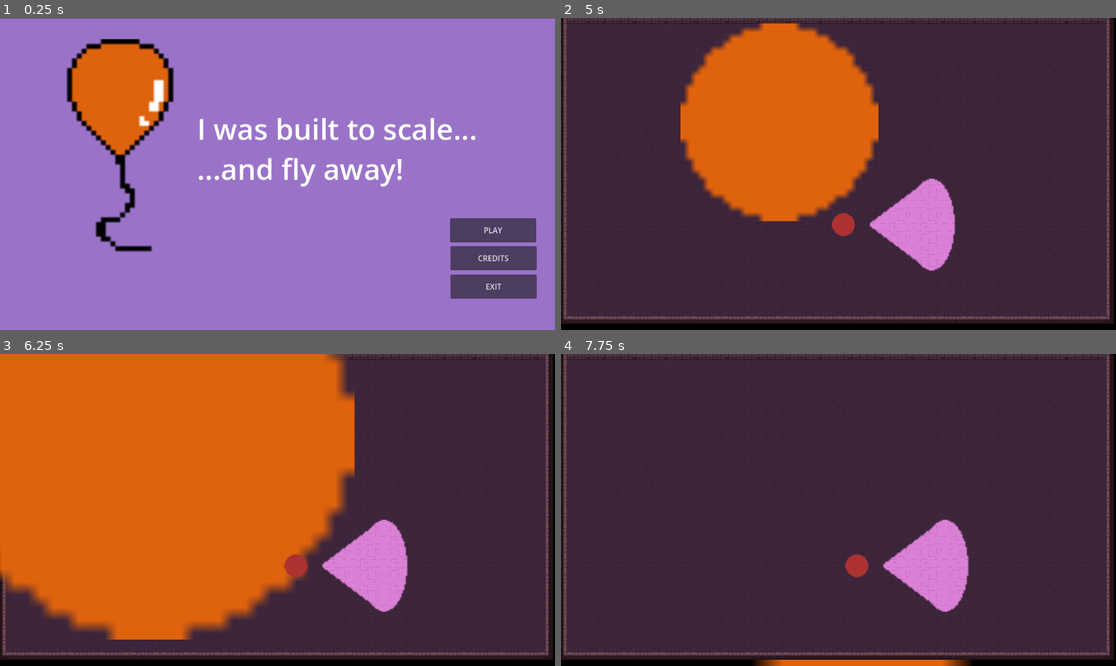
Above: before the commit, frames 1-4 (two rows, left to right).
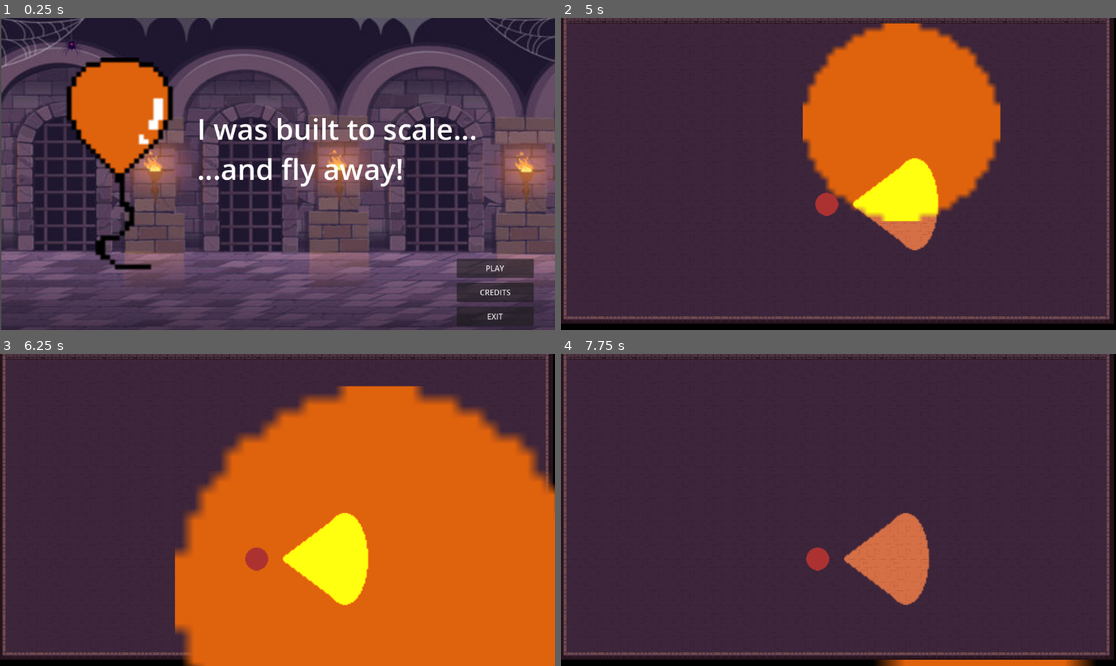
Above: after the commit, the same moments.

Repository: robliv/gamejam2024
Game: Godot game, scene res://scenes/game_manager.tscn
Two runs of this game, one before a commit and one after it. Both use one fixed random seed, a clock stepped at 60 frames per second and the inputs below.
Inputs:
- Up to frame 1 (0.25 s): no input
- Up to frame 2 (5 s): click "PLAY" at 0.5 s; tap Enter (ui_accept) at 1.25, 1.35, 1.52, 1.82, 2.1, 2.27, 2.57, 2.85, 3.6, 3.77, 4.07, 4.35, 4.52, 4.82 s; hold D (move_right) 1.28-2.03 s; hold S (move_down) 2.03-2.78 s; hold D (move_right) 2.78-3.53 s; hold W (move_up) 3.53-4.28 s; hold A (move_left) from 4.28 s (still down)
- Up to frame 3 (6.25 s): tap Enter (ui_accept) at 5.1, 5.27, 5.57, 5.85 s; release A (move_left) at 5.78 s; hold S (move_down) from 5.78 s (still down)
- Up to frame 4 (7.75 s): release S (move_down) at 6.53 s; hold D (move_right) 6.53-7.28 s; tap Enter (ui_accept) at 6.6, 6.77, 7.07, 7.35, 7.52 s; hold W (move_up) from 7.28 s (still down)

The runs differ from the first frame. In frame 1, 94% of the frame differs, in the area x 0-100%, y 0-100%; in frame 2, 29%; in frame 3, 76%; in frame 4, 6.1%.

Commit message:
some audio stuff

Diff:
--- a/project/scenes/game.tscn
+++ b/project/scenes/game.tscn
@@ -1,9 +1,10 @@
-[gd_scene load_steps=5 format=3 uid="uid://d1y4aagwioo61"]
+[gd_scene load_steps=6 format=3 uid="uid://d1y4aagwioo61"]
 
 [ext_resource type="Script" path="res://scripts/game.gd" id="1_fkfh4"]
 [ext_resource type="PackedScene" uid="uid://btfdqd48x8bi1" path="res://scenes/game_room.tscn" id="2_7c3w0"]
-[ext_resource type="PackedScene" uid="uid://bru46gnnwb7uv" path="res://scenes/player.tscn" id="3_3iinj"]
+[ext_resource type="PackedScene" uid="uid://q4ycp4t54kix" path="res://scenes/player.tscn" id="3_3iinj"]
 [ext_resource type="PackedScene" uid="uid://bkvid3hir38ru" path="res://scenes/guard.tscn" id="3_j82o4"]
+[ext_resource type="AudioStream" uid="uid://dw4p4ssjgnhb3" path="res://assets/Dark sneaky ambient.mp3" id="5_jtqwn"]
 
 [node name="Game" type="Control"]
 layout_mode = 3
@@ -41,3 +42,7 @@
 [node name="Guard" parent="GameRoot" instance=ExtResource("3_j82o4")]
 position = Vector2(349, 324)
 scale = Vector2(3, 3)
+
+[node name="AudioStreamPlayer2D" type="AudioStreamPlayer2D" parent="."]
+stream = ExtResource("5_jtqwn")
+autoplay = true
--- a/project/scenes/guard.tscn
+++ b/project/scenes/guard.tscn
@@ -1,27 +1,27 @@
 [gd_scene load_steps=5 format=3 uid="uid://bkvid3hir38ru"]
 
-[ext_resource type="Script" path="res://scenes/guard.gd" id="1_58cw7"]
-[ext_resource type="Texture2D" uid="uid://b8ed6yr1l8x6o" path="res://assets/guard.png" id="1_rret1"]
-[ext_resource type="Texture2D" uid="uid://bkfkwmyty8odr" path="res://assets/light.png" id="2_oo7hn"]
+[ext_resource type="Texture2D" uid="uid://bkfkwmyty8odr" path="res://assets/light.png" id="1_om4lh"]
+[ext_resource type="Script" path="res://scenes/guard.gd" id="1_vvxp0"]
+[ext_resource type="Texture2D" uid="uid://b8ed6yr1l8x6o" path="res://assets/guard.png" id="2_2akqb"]
 
-[sub_resource type="CircleShape2D" id="CircleShape2D_iri6e"]
+[sub_resource type="CircleShape2D" id="CircleShape2D_cxgab"]
 radius = 8.0
 
 [node name="Guard" type="Node2D"]
 
 [node name="CharacterBody2D" type="CharacterBody2D" parent="."]
-collision_layer = 2
-script = ExtResource("1_58cw7")
+script = ExtResource("1_vvxp0")
 
 [node name="PointLight2D" type="PointLight2D" parent="CharacterBody2D"]
-energy = 5.0
-texture = ExtResource("2_oo7hn")
+color = Color(0.977071, 0.826705, 0.0733063, 1)
+energy = 4.93
+shadow_enabled = true
+texture = ExtResource("1_om4lh")
 offset = Vector2(50, 0)
-
-[node name="CollisionShape2D" type="CollisionShape2D" parent="CharacterBody2D"]
-light_mask = 2
-shape = SubResource("CircleShape2D_iri6e")
 
 [node name="Sprite2D" type="Sprite2D" parent="CharacterBody2D"]
 scale = Vector2(0.5, 0.5)
-texture = ExtResource("1_rret1")
+texture = ExtResource("2_2akqb")
+
+[node name="CollisionShape2D" type="CollisionShape2D" parent="CharacterBody2D"]
+shape = SubResource("CircleShape2D_cxgab")
--- a/project/scenes/menu.tscn
+++ b/project/scenes/menu.tscn
@@ -1,7 +1,9 @@
-[gd_scene load_steps=3 format=3 uid="uid://cn52ud82cguqf"]
+[gd_scene load_steps=5 format=3 uid="uid://cn52ud82cguqf"]
 
 [ext_resource type="Script" path="res://scripts/menu.gd" id="1_jqdk2"]
 [ext_resource type="Texture2D" uid="uid://basuwebw25ykd" path="res://assets/main_menu_ballon.png" id="2_62rcp"]
+[ext_resource type="Texture2D" uid="uid://fbo8lgy8lskj" path="res://assets/menu_background.jpg" id="2_l0cno"]
+[ext_resource type="AudioStream" uid="uid://bbhmmop6rp7q1" path="res://assets/GameMusic_ForestTheme_24.mp3" id="4_jmwwv"]
 
 [node name="Menu" type="Control"]
 layout_mode = 3
@@ -17,42 +19,34 @@
 [node name="Camera2D" type="Camera2D" parent="."]
 position = Vector2(578, 324)
 
-[node name="ColorRect" type="ColorRect" parent="."]
-layout_mode = 0
-offset_left = -1.0
-offset_top = 1.0
-offset_right = 1158.0
-offset_bottom = 652.0
-color = Color(0.733333, 0.513726, 1, 0.698039)
+[node name="Sprite2D2" type="Sprite2D" parent="."]
+position = Vector2(580, 324.25)
+scale = Vector2(2.55556, 2.21672)
+texture = ExtResource("2_l0cno")
 
 [node name="PlayButton" type="Button" parent="."]
 layout_mode = 0
-offset_left = 936.0
-offset_top = 416.0
-offset_right = 1115.0
-offset_bottom = 466.0
+offset_left = 950.0
+offset_top = 500.0
+offset_right = 1110.0
+offset_bottom = 540.0
 text = "PLAY"
 
 [node name="PlayButton2" type="Button" parent="."]
 layout_mode = 0
-offset_left = 937.0
-offset_top = 474.0
-offset_right = 1116.0
-offset_bottom = 524.0
+offset_left = 950.0
+offset_top = 550.0
+offset_right = 1110.0
+offset_bottom = 590.0
 text = "CREDITS"
 
 [node name="PlayButton3" type="Button" parent="."]
 layout_mode = 0
-offset_left = 937.0
-offset_top = 533.0
-offset_right = 1116.0
-offset_bottom = 583.0
+offset_left = 950.0
+offset_top = 600.0
+offset_right = 1110.0
+offset_bottom = 640.0
 text = "EXIT"
-
-[node name="Sprite2D" type="Sprite2D" parent="."]
-position = Vector2(249, 279)
-scale = Vector2(5, 5)
-texture = ExtResource("2_62rcp")
 
 [node name="RichTextLabel" type="RichTextLabel" parent="."]
 custom_minimum_size = Vector2(600, 300)
@@ -68,3 +62,12 @@
 theme_override_font_sizes/bold_font_size = 20
 text = "I was built to scale...
 ...and fly away!"
+
+[node name="AudioStreamPlayer2D" type="AudioStreamPlayer2D" parent="."]
+stream = ExtResource("4_jmwwv")
+autoplay = true
+
+[node name="Sprite2D" type="Sprite2D" parent="."]
+position = Vector2(248, 317)
+scale = Vector2(5, 5)
+texture = ExtResource("2_62rcp")
--- a/project/scenes/player.gd
+++ b/project/scenes/player.gd
@@ -2,6 +2,10 @@
 
 const SPEED = 300.0
 const SCALE_FACTOR = 1.2 # Adjust this factor to scale the character up or down.
+var audio: AudioStreamPlayer2D
+
+func _ready() -> void:
+	audio = $AudioStreamPlayer2D
 
 func _physics_process(delta: float) -> void:
 	# Get the input direction and handle the movement.
@@ -25,5 +29,6 @@
 
 
 func scale_character() -> void:
+	audio.play()
 	# Scale the character by the scale factor.
 	self.scale *= SCALE_FACTOR
--- a/project/scenes/player.tscn
+++ b/project/scenes/player.tscn
@@ -1,7 +1,8 @@
-[gd_scene load_steps=4 format=3 uid="uid://bru46gnnwb7uv"]
+[gd_scene load_steps=5 format=3 uid="uid://q4ycp4t54kix"]
 
 [ext_resource type="Texture2D" uid="uid://bnmvvuy3ruxys" path="res://assets/player.png" id="1_03k67"]
 [ext_resource type="Script" path="res://scenes/player.gd" id="1_6gjkk"]
+[ext_resource type="AudioStream" uid="uid://dtvcjnoqymcgg" path="res://assets/blow-[AudioTrimmer.com].wav" id="3_gt6bt"]
 
 [sub_resource type="CircleShape2D" id="CircleShape2D_ux2b3"]
 radius = 16.0
@@ -16,3 +17,8 @@
 
 [node name="Sprite2D" type="Sprite2D" parent="CharacterBody2D"]
 texture = ExtResource("1_03k67")
+
+[node name="AudioStreamPlayer2D" type="AudioStreamPlayer2D" parent="CharacterBody2D"]
+stream = ExtResource("3_gt6bt")
+volume_db = 5.0
+panning_strength = 2.0
Not shown, added: project/assets/Dark sneaky ambient.mp3.import
Not shown, added: project/assets/GameMusic_ForestTheme_24.mp3.import
Not shown, added: project/assets/blow-[AudioTrimmer.com].wav.import
Not shown, added: project/assets/blow.wav.import
Binary file added: project/assets/dark.aseprite
Binary file added: project/assets/dark.png
Not shown, added: project/assets/dark.png.import
Binary file added: project/assets/menu_background.jpg
Not shown, added: project/assets/menu_background.jpg.import
Not shown, added: project/scenes/46122__raymond67__07_blowing_a_ball-[AudioTrimmer.com].wav.import
Not shown, added: project/assets/Dark sneaky ambient.mp3
Not shown, added: project/assets/GameMusic_ForestTheme_24.mp3
(and 3 more such lines)
